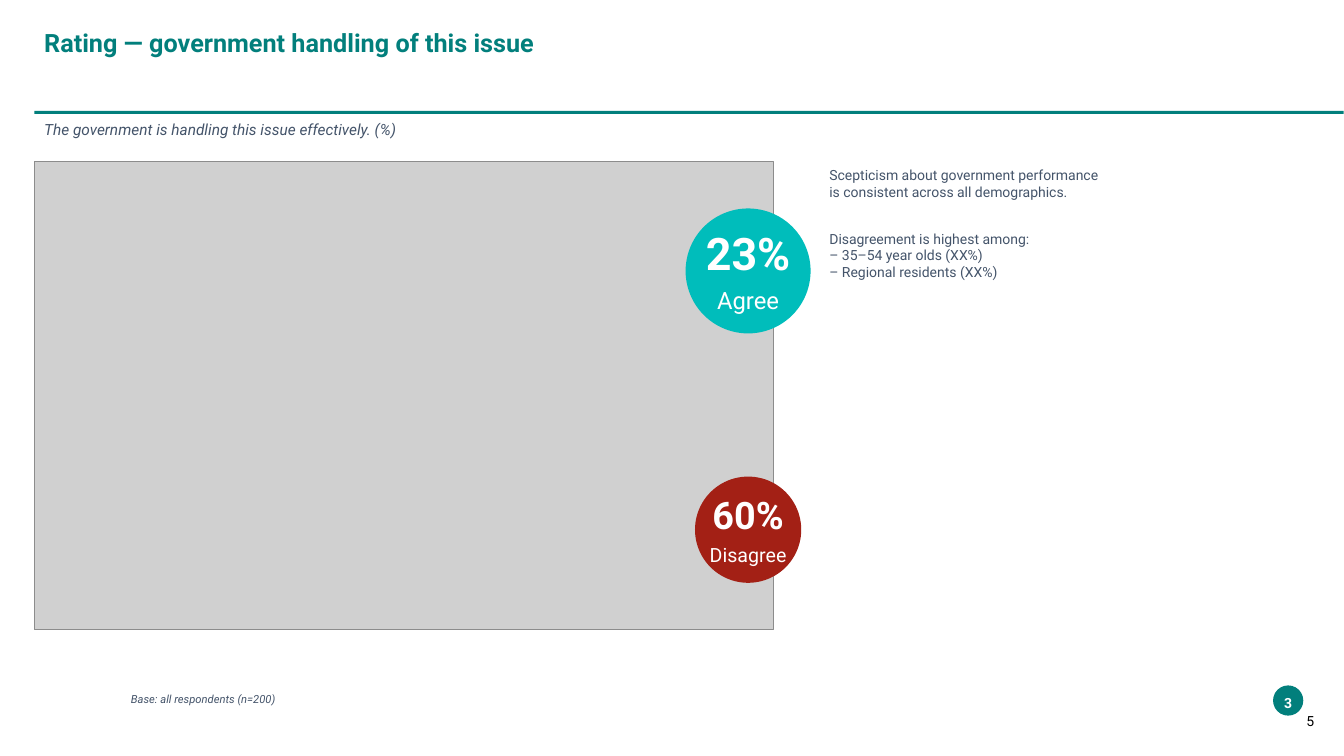
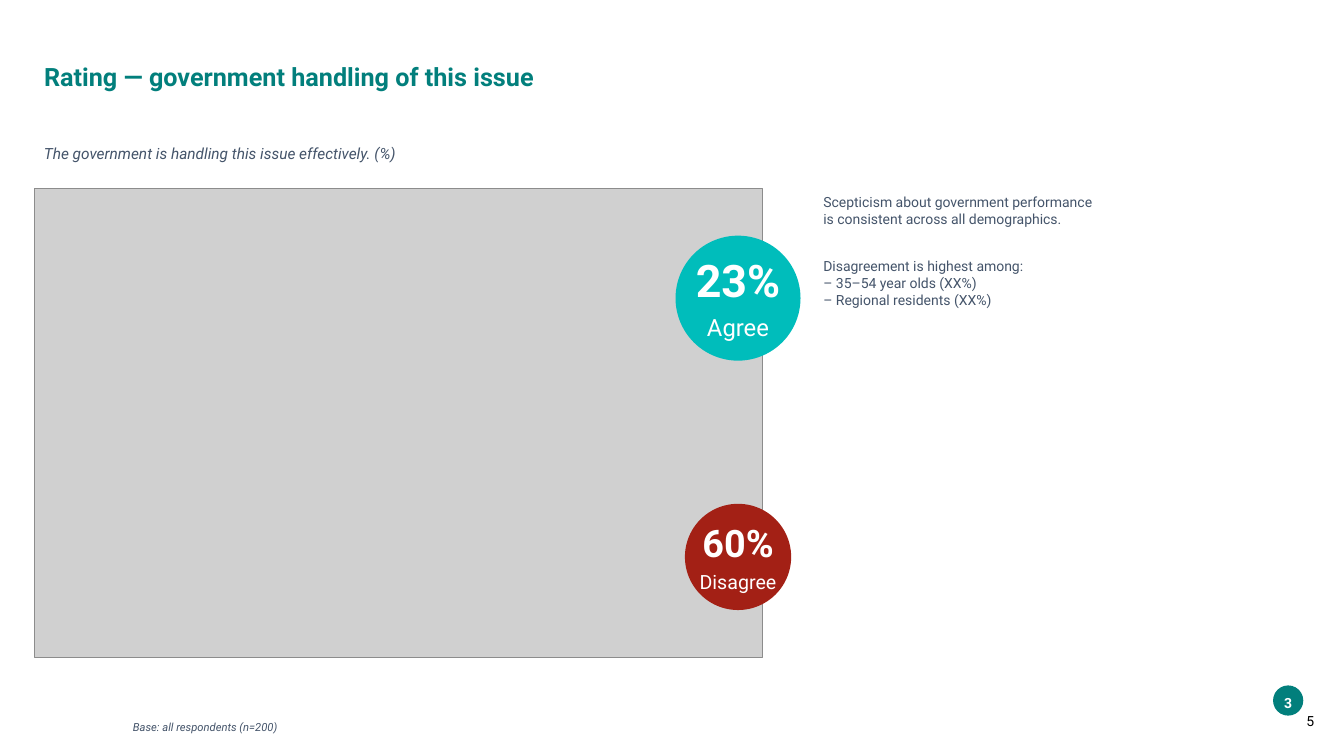
Before and after one commit to ThomasB4242/Test-1, a slide deck: slide 5 of sample_data/output_new.pptx. Drawn at 1344x756 pixels with LibreOffice and Linux fonts; fonts in the diff are those of the drawing; grey boxes stand for pictures; background and template pictures are left out. Boxes give left, top, right and bottom in pixels: in the first picture for what was removed or moved away, otherwise in the second. Text is boxed around its words. In the diff, an @@ line names an element or a change of style, - is before the commit and + after.

```diff
--- a/sample_data/output_new.pptx
+++ b/sample_data/output_new.pptx
@@ title "Rating — government handling of ...": place and size @@
-title "Rating — government handling of ..." at box(44, 33, 534, 58)
+title "Rating — government handling of ..." at box(44, 67, 533, 92)
@@ title "Rating — government handling of ..." at box(44, 67, 533, 92): line spacing 1 to 0.9; vertical alignment top to middle @@
@@ rectangle removed at box(34, 111, 1344, 114) @@
@@ text "The government is handling this ..." at box(44, 147, 370, 163): line spacing 1 to 1.1 @@
@@ text "The government is handling this ...": place and size @@
-text "The government is handling this ..." at box(44, 123, 371, 139)
+text "The government is handling this ..." at box(44, 147, 370, 163)
@@ picture: place and size @@
-picture at box(34, 161, 773, 630)
+picture at box(34, 189, 763, 657)
@@ text "Scepticism about government performance": place and size @@
-text "Scepticism about government performance" at box(829, 169, 1098, 280)
+text "Scepticism about government performance" at box(823, 196, 1092, 308)
@@ 2 texts, 2 ellipses: place and size @@
-2 texts, 2 ellipses at box(686, 209, 811, 583)
+2 texts, 2 ellipses at box(676, 236, 801, 610)
@@ text "Agree": place and size @@
-text "Agree" at box(717, 292, 779, 314)
+text "Agree" at box(707, 319, 769, 341)
@@ text "Disagree": place and size @@
-text "Disagree" at box(710, 548, 787, 568)
+text "Disagree" at box(700, 575, 777, 595)
@@ text "Base: all respondents (n=200)": place and size @@
-text "Base: all respondents (n=200)" at box(131, 694, 276, 706)
+text "Base: all respondents (n=200)" at box(133, 722, 277, 734)
@@ text "Base: all respondents (n=200)" at box(133, 722, 277, 734): line spacing 1 to 1.1 @@
```
Also in this commit, not shown: 4 other slides changed, 2 other files.
